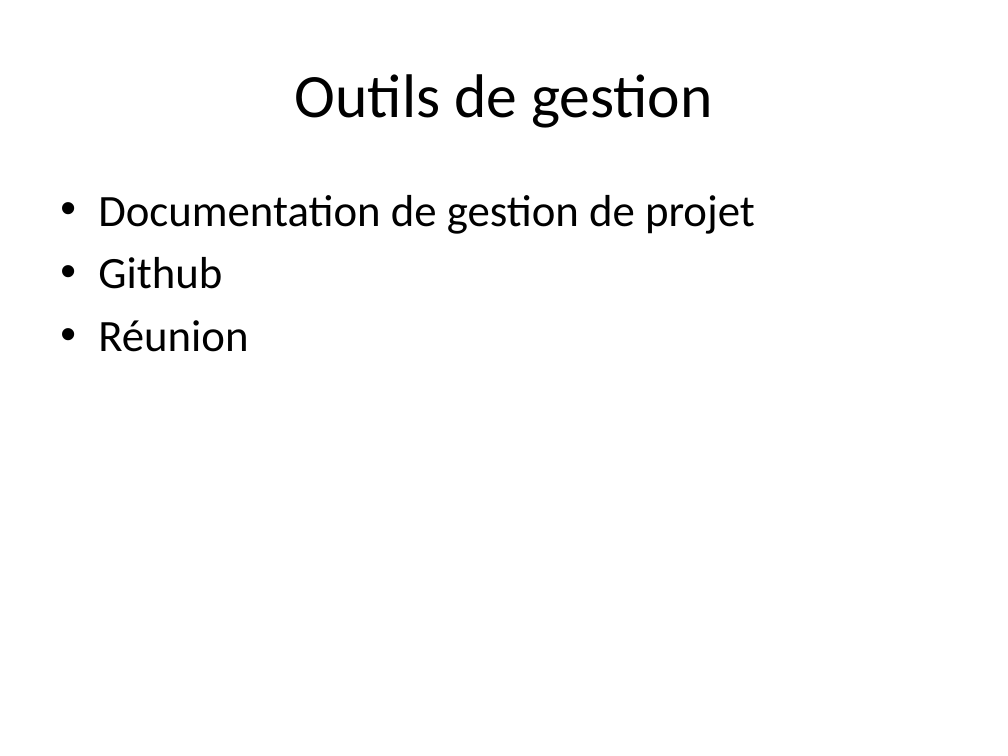
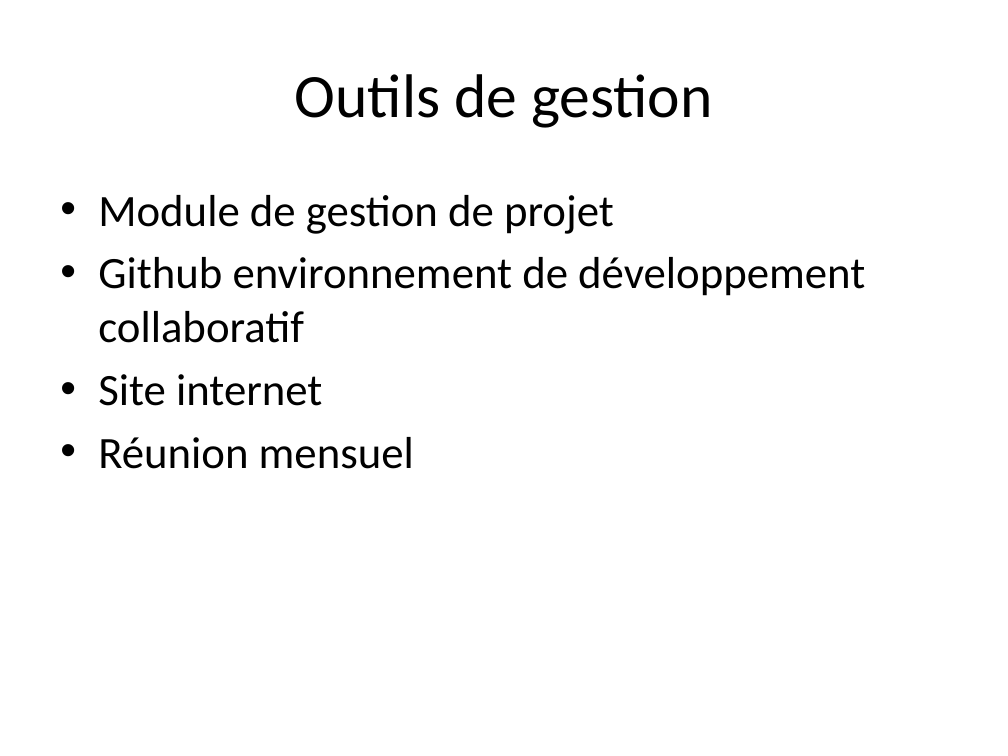
Before and after one commit to xzar/megauav2013, a slide deck: slide 11 of docs/Soutenance/PréSoutenance 0511.pptx (slide 9 before the commit). Drawn at 1008x756 pixels with LibreOffice and Linux fonts; fonts in the diff are those of the drawing. Boxes give left, top, right and bottom in pixels: in the first picture for what was removed or moved away, otherwise in the second. Text is boxed around its words. In the diff, an @@ line names an element or a change of style, - is before the commit and + after.

```diff
--- a/docs/Soutenance/PréSoutenance 0511.pptx
+++ b/docs/Soutenance/PréSoutenance 0511.pptx
@@ text at box(98, 195, 865, 469): text changed @@
-• Documentation de gestion de projet
-• Github
-• Réunion
+• Module de gestion de projet
+• Github environnement de développement collaboratif
+• Site internet
+• Réunion mensuel
```
Also in this commit, not shown: 4 other slides changed, 5 slides added, 2 slides removed.
